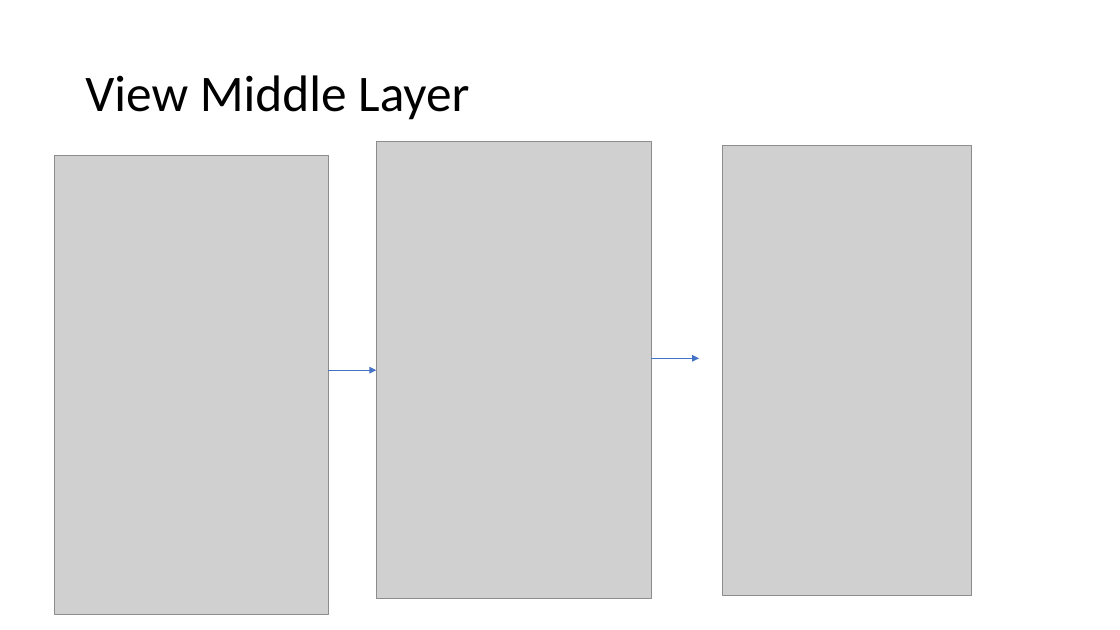
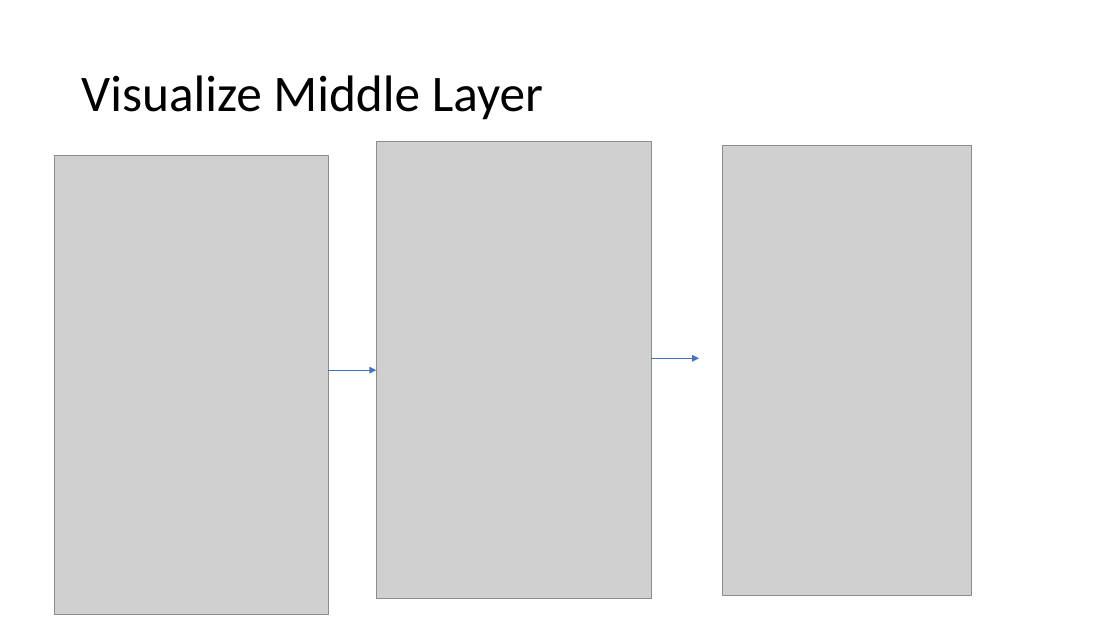
Before and after one commit to ligenchang/carvana-image-masking-challenge, a slide deck: slide 18 of Presentaton.pptx (slide 12 before the commit). Drawn at 1120x630 pixels with LibreOffice and Linux fonts; fonts in the diff are those of the drawing; grey boxes stand for pictures. Boxes give left, top, right and bottom in pixels: in the first picture for what was removed or moved away, otherwise in the second. Text is boxed around its words. In the diff, an @@ line names an element or a change of style, - is before the commit and + after.

```diff
--- a/Presentaton.pptx
+++ b/Presentaton.pptx
@@ title at bbox=[81, 75, 543, 120]: text changed @@
-View Middle Layer
+Visualize Middle Layer
```
Also in this commit, not shown: 6 other slides changed, 7 slides added, 1 slide removed.
